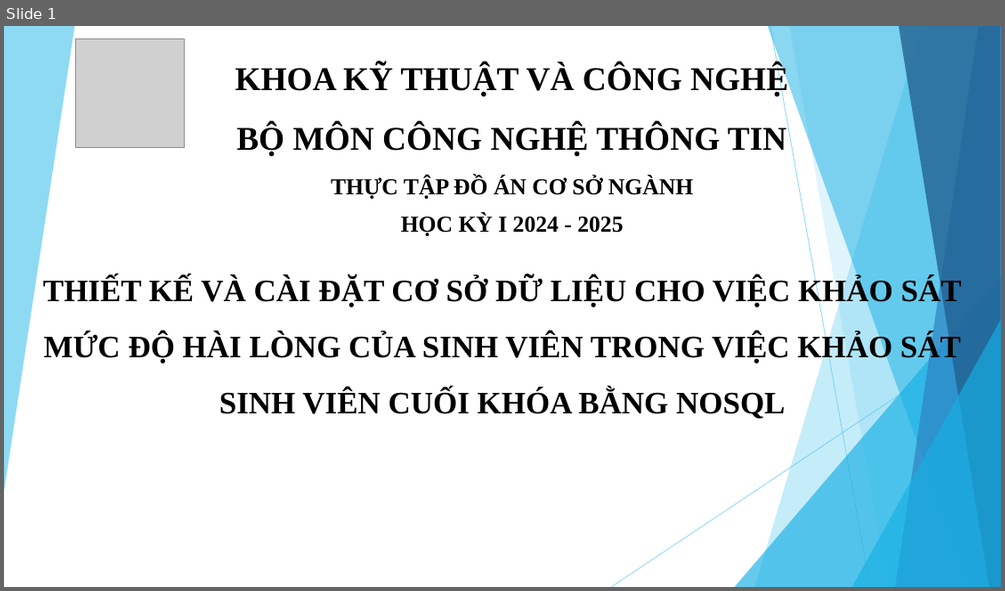
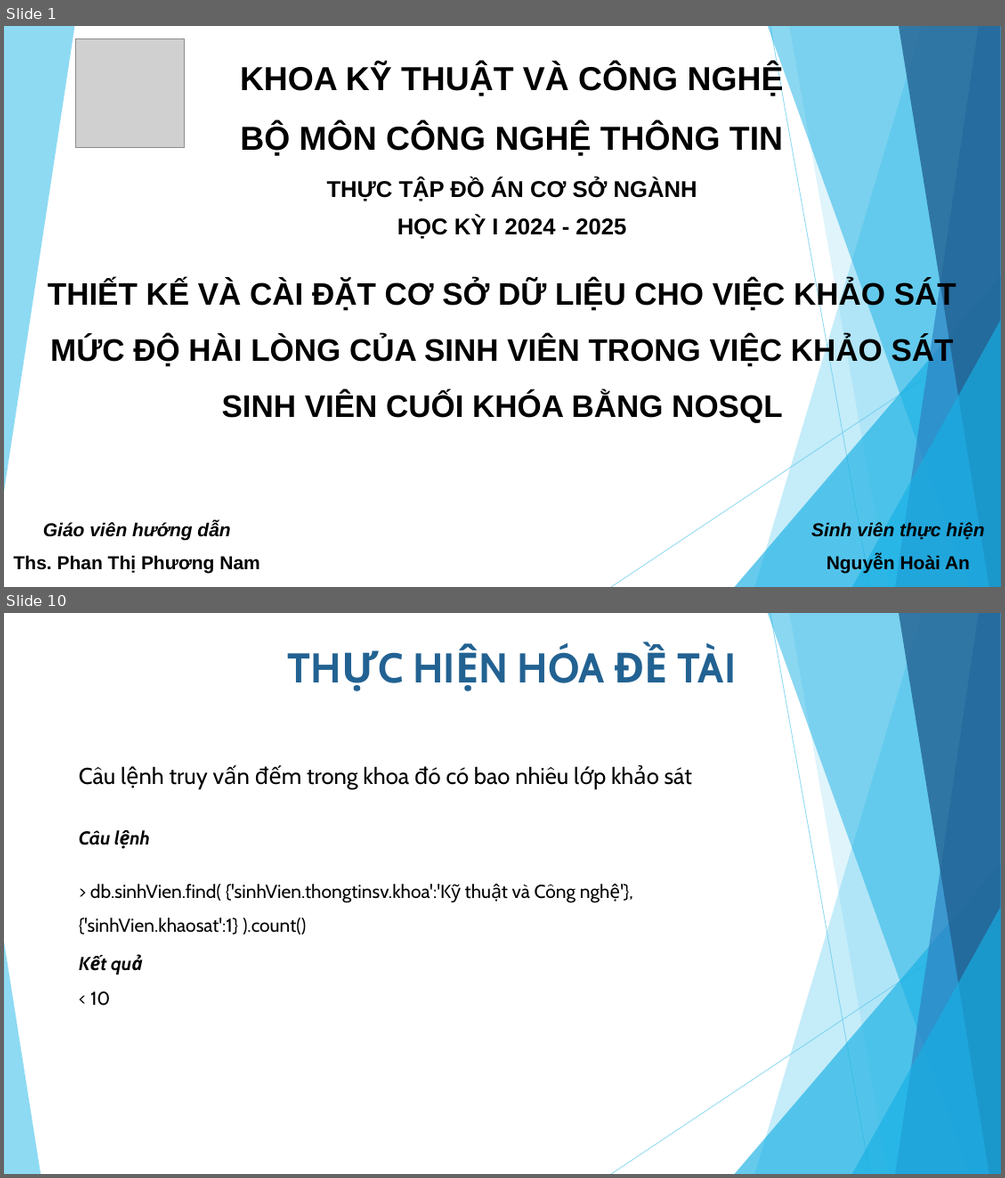
Before and after one commit to annh5393/csn-da22ttc-nguyenhoaian-dbkhaosatcuoikhoa-mongodb, a slide deck: thesis/abs/SlideBaoCao_CSN.pptx. Shown one above the other, each under a label of ours: slide 1 before the commit, slides 1 and 10 after it; the slides between them are not shown. The pictures are 1005x591 and 1005x1178 pixels, drawn with LibreOffice and Linux fonts; fonts in the diff are those of the drawing; grey boxes stand for pictures. Boxes give left, top, right and bottom in pixels: in the first picture for what was removed or moved away, otherwise in the second. Text is boxed around its words. In the diff, an @@ line names an element or a change of style, - is before the commit and + after.

```diff
--- a/thesis/abs/SlideBaoCao_CSN.pptx
+++ b/thesis/abs/SlideBaoCao_CSN.pptx
@@ slide 10 added at box(4, 613, 1001, 1174), background #FFFFFF; not listed: 9 template elements that a slide beside it also shows @@
@@ text added at box(518, 644, 736, 683), 40 pt, text #226292, bold @@
+THỰC HIỆN HÓA ĐỀ TÀI
@@ text added at box(79, 766, 692, 788), 22 pt, text #000000 @@
+Câu lệnh truy vấn đếm trong khoa đó có bao nhiêu lớp khảo sát
@@ text added at box(79, 830, 111, 845), 18 pt, text #000000, bold, italic @@
+Câu lệnh
@@ text added at box(79, 884, 575, 934), 18 pt, text #000000 @@
+> db.sinhVien.find( {'sinhVien.thongtinsv.khoa':'Kỹ thuật và Công nghệ'}, {'sinhVien.khaosat':1} ).count()
@@ triangle added at box(4, 941, 40, 1174), fill #5FCBEF at 70% opacity @@
@@ text added at box(72, 948, 170, 978), 18 pt, text #000000, bold, italic @@
+Kết quả
@@ text added at box(90, 991, 110, 1005), 18 pt, text #000000 @@
+< 10
@@ slide 1 changed as well @@
@@ font Times New Roman to Arial in 3 elements at box(240, 64, 784, 156), box(327, 178, 697, 239), box(48, 280, 956, 423) @@
@@ text added at box(14, 522, 259, 573), 18 pt, text #000000, bold @@
+Giáo viên hướng dẫn
+Ths. Phan Thị Phương Nam
@@ text added at box(811, 522, 984, 572), 18 pt, text #000000, bold, italic @@
+Sinh viên thực hiện
+Nguyễn Hoài An
```
Also in this commit, not shown: 13 other slides added, 2 slides removed, 6 other files.
